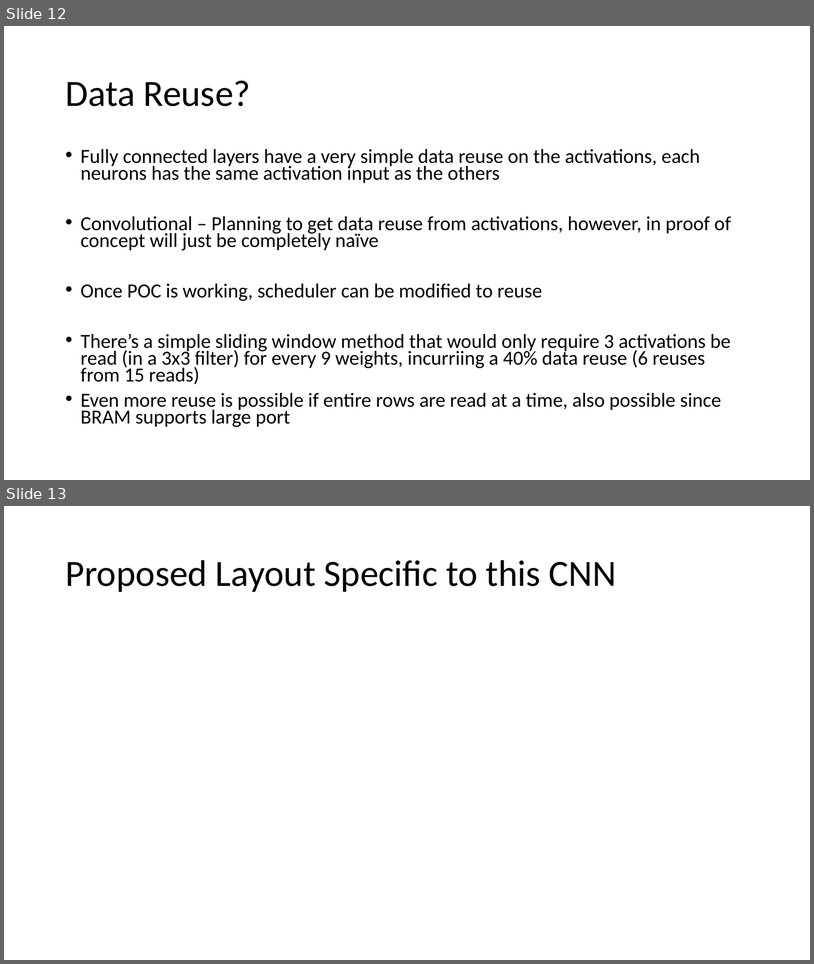
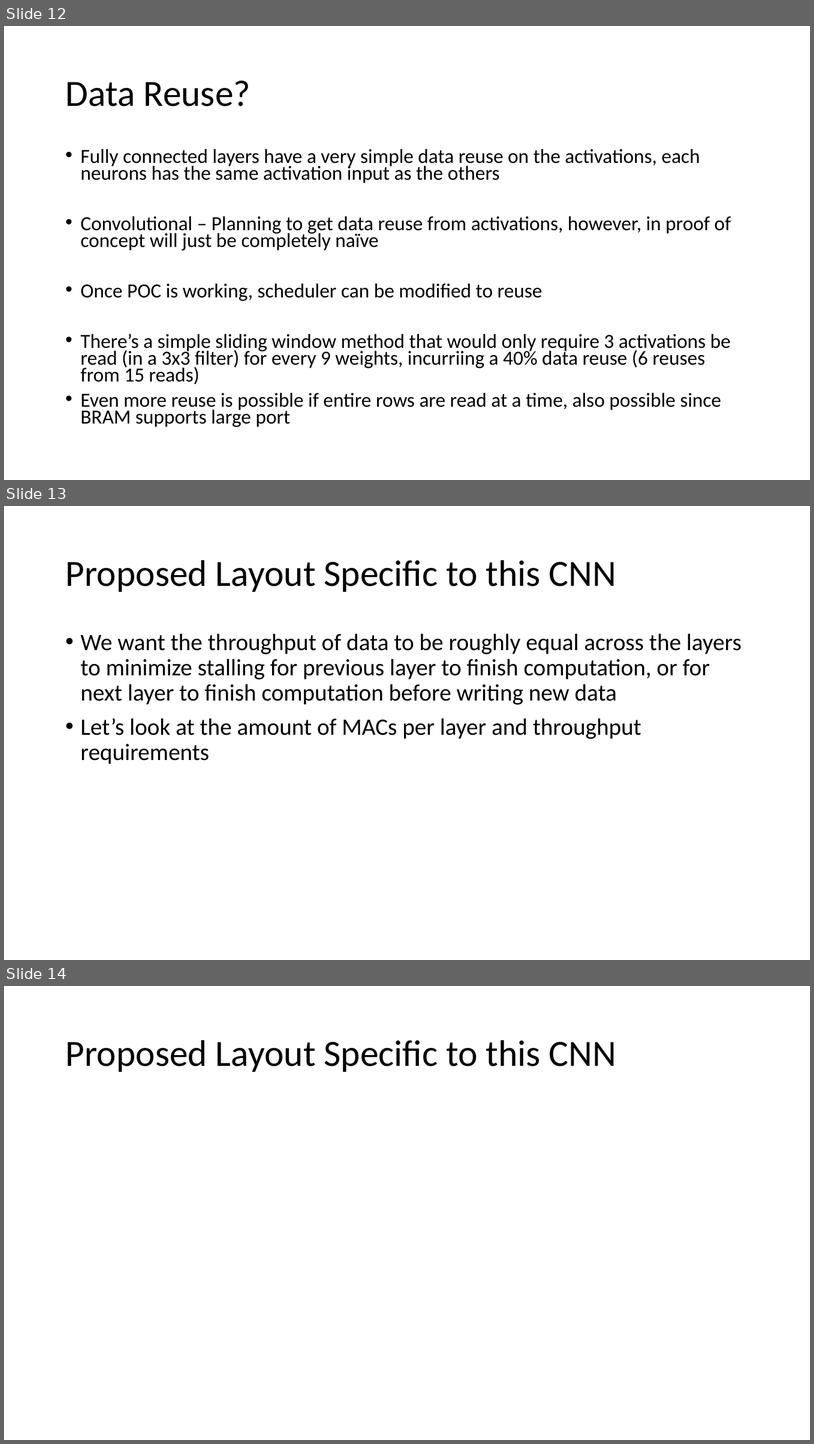
Before and after one commit to erikgroving/NeuralNetworkHardwareAccelerator, a slide deck: WeeklyPresentations/update6_04_08.pptx. Shown one above the other, each under a label of ours: slides 12 and 13 before the commit, slides 12, 13 and 14 after it. The pictures are 814x964 and 814x1444 pixels, drawn with LibreOffice and Linux fonts; fonts in the diff are those of the drawing. Boxes give left, top, right and bottom in pixels: in the first picture for what was removed or moved away, otherwise in the second. Text is boxed around its words. In the diff, an @@ line names an element or a change of style, - is before the commit and + after.

```diff
--- a/WeeklyPresentations/update6_04_08.pptx
+++ b/WeeklyPresentations/update6_04_08.pptx
@@ slide 13 added at <box>4,506,810,960</box>, background #FFFFFF @@
@@ title added at <box>65,560,617,592</box>, 44 pt, text #000000 @@
+Proposed Layout Specific to this CNN
@@ text added at <box>81,633,742,764</box>, 28 pt, text #000000 @@
+• We want the throughput of data to be roughly equal across the layers to minimize stalling for previous layer to finish computation, or for next layer to finish computation before writing new data
+• Let’s look at the amount of MACs per layer and throughput requirements
@@ what was slide 13 is now slide 14 @@
```
Also in this commit, not shown: 2 slides changed, 2 other slides added, 7 other files.
